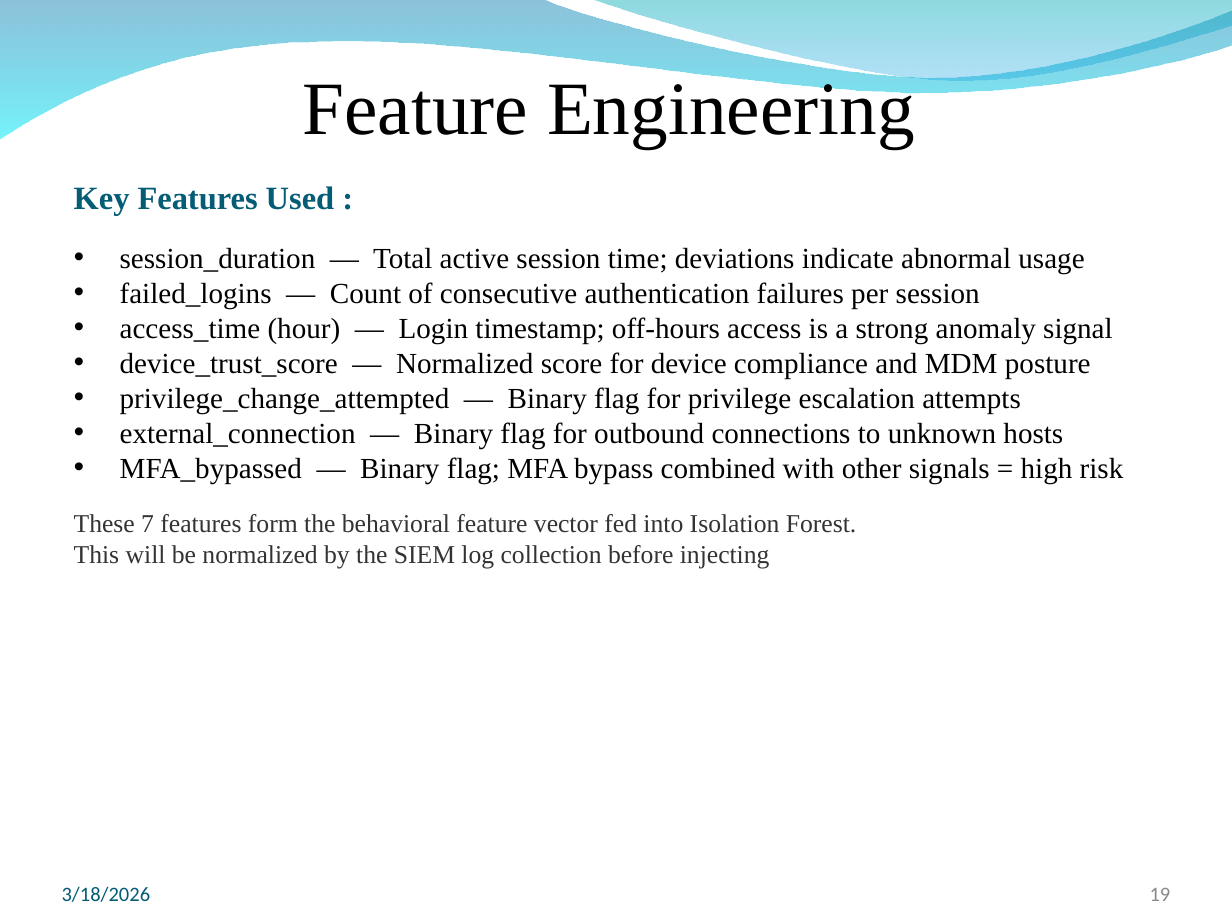
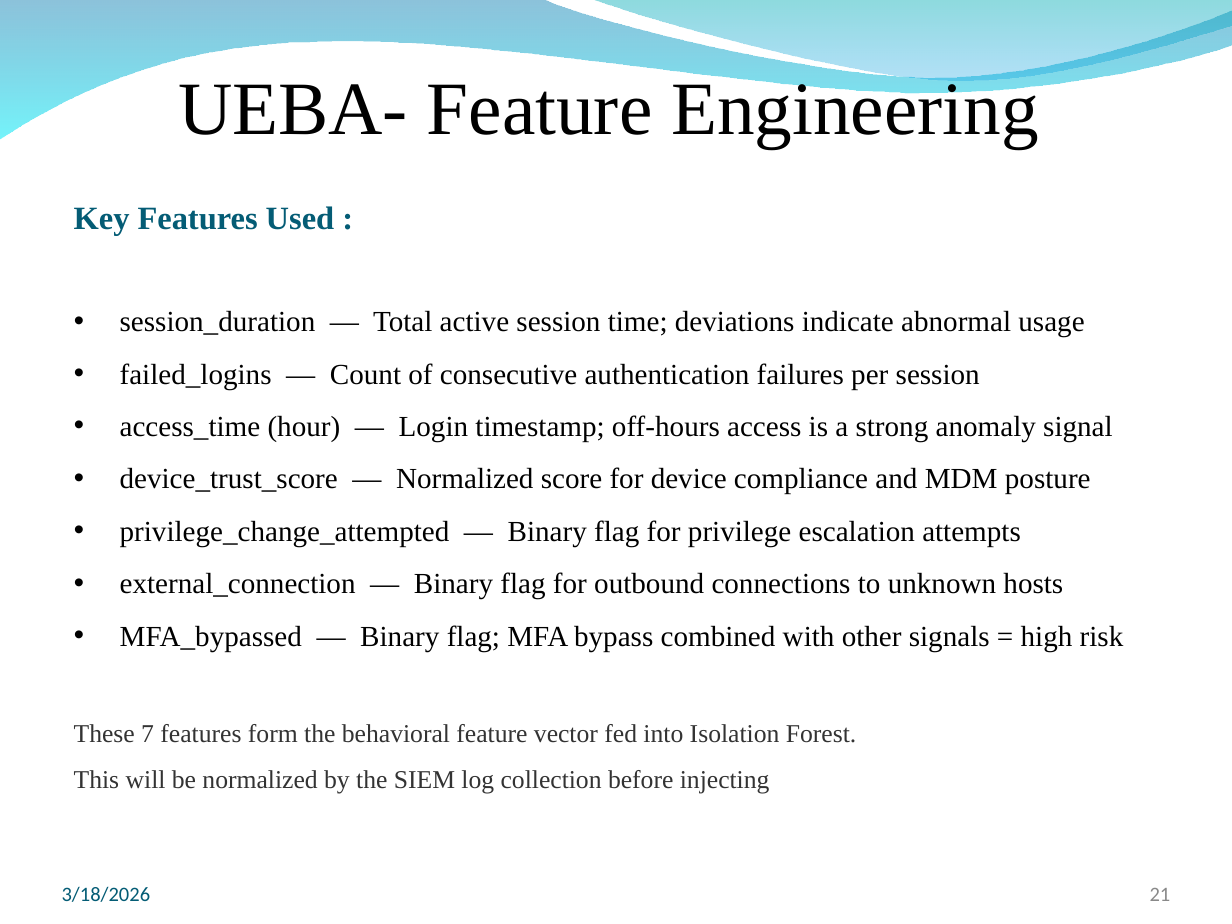
Before and after one commit to Jaiguruu/ZenGaurd---implementation, a slide deck: slide 21 of docs/presentations/ZenGuard_Review1_Updated.pptx (slide 19 before the commit). Drawn at 1232x924 pixels with LibreOffice and Linux fonts; fonts in the diff are those of the drawing; background and template pictures are left out. Boxes give left, top, right and bottom in pixels: in the first picture for what was removed or moved away, otherwise in the second. Text is boxed around its words. In the diff, an @@ line names an element or a change of style, - is before the commit and + after.

Commit message:
fresh commit - siem new folder

```diff
--- a/docs/presentations/ZenGuard_Review1_Updated.pptx
+++ b/docs/presentations/ZenGuard_Review1_Updated.pptx
@@ text at [178, 76, 1039, 149]: text changed @@
-Feature Engineering
+UEBA- Feature Engineering
@@ text "Key Features Used :" at [74, 206, 1124, 793]: line spacing 1 to 1.5 @@
@@ page number at [1150, 888, 1171, 901]: text changed @@
-19
+21
```
Also in this commit, not shown: 2 other slides changed, 2 slides added, 4 slides removed.
